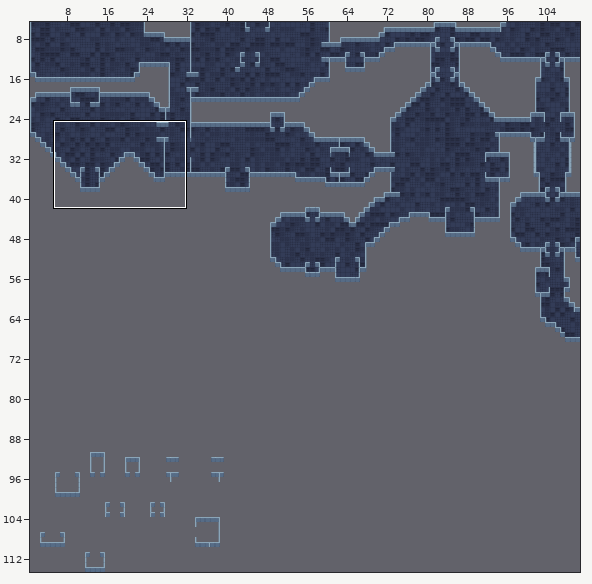
Level history. Tiled map (JSON): assets/dungeon-map-1.tmj. Above, an overview of the earlier version with the close-up marked.
Close-up. Before the edit:
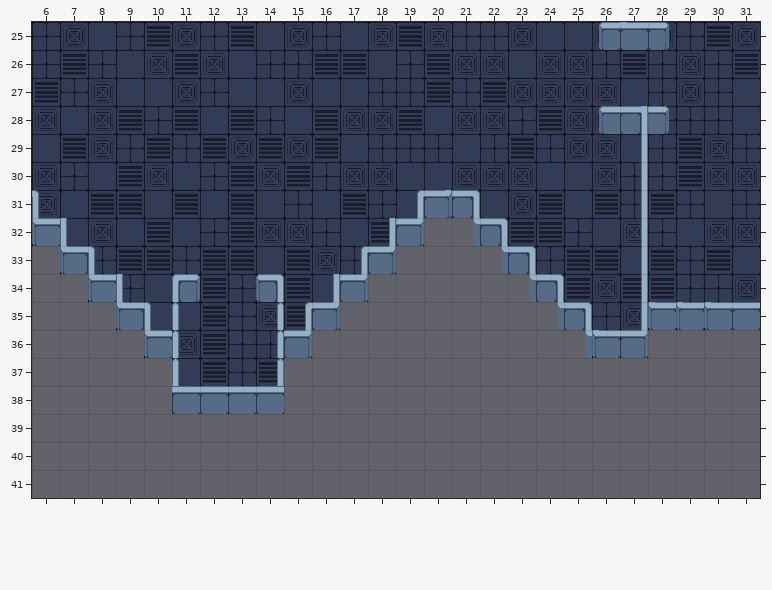
Cells are 32x32 px. Shown: x 6..31, y 25..41. The commit also changed other parts of the map, which this record leaves out. The old version is drawn lined up with the new one.
Now the later version:
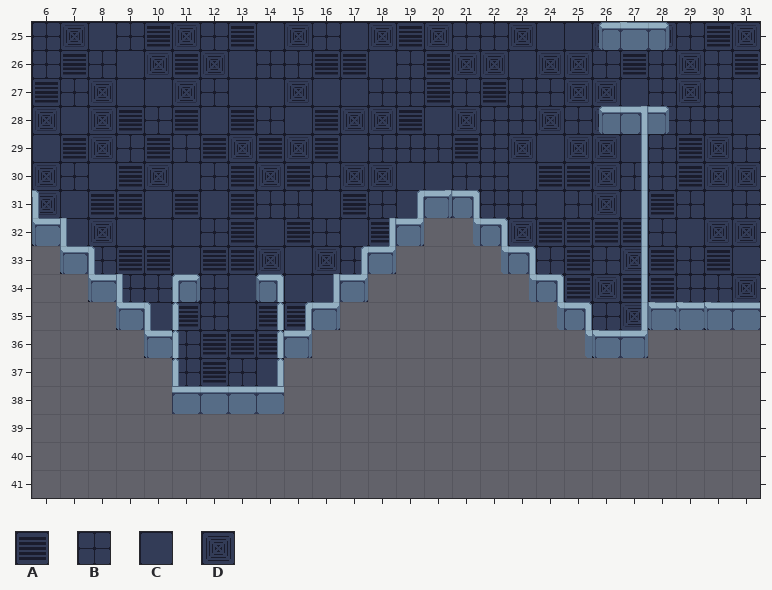
Key: from "tileset-x1": A 69, B 70, C 71, D 106.
_ is an empty cell.
The edit:
map size 120x120 -> 120x80 cells
Layer "Ground-n":
Tile B gives way to tile A in row 32 at x 25; in row 36 at x 13 to 14.
Tile C gives way to tile A in row 29 at x 21; in row 30 at x 24 to 25; in row 32 at x 26; in row 35 at x 11.
Tile D gives way to tile A in row 32 at x 15 and 27; in row 35 at x 14.
Tile A gives way to tile B in row 33 at x 26; in rows 34 to 35 at x 12.
Tile C gives way to tile B in row 31 at x 14, 22 and 25; in row 34 at x 10; in row 37 at x 11.
Tile D gives way to tile B in row 27 at x 23 to 24; in row 28 at x 22 and 25; in row 30 at x 21 to 22; in row 31 at x 23; in row 36 at x 11.
Tile A gives way to tile C in row 31 at x 24; in row 32 at x 10; in rows 33 to 34 at x 15; in row 37 at x 14.
Tile B gives way to tile C in row 29 at x 24; in row 31 at x 27; in row 33 at x 11; in rows 34 to 35 at x 13.
Tile D gives way to tile C in row 30 at x 23; in row 32 at x 14.
Tile A gives way to tile D in row 28 at x 24; in row 29 at x 23; in row 31 at x 26; in row 32 at x 23.
Tile C gives way to tile D in row 33 at x 14 and 27.
Pixel boxes of the changes (left, top, right, bottom) in both close-ups:
changed: (453, 79, 641, 274)
changed: (145, 191, 310, 386)
